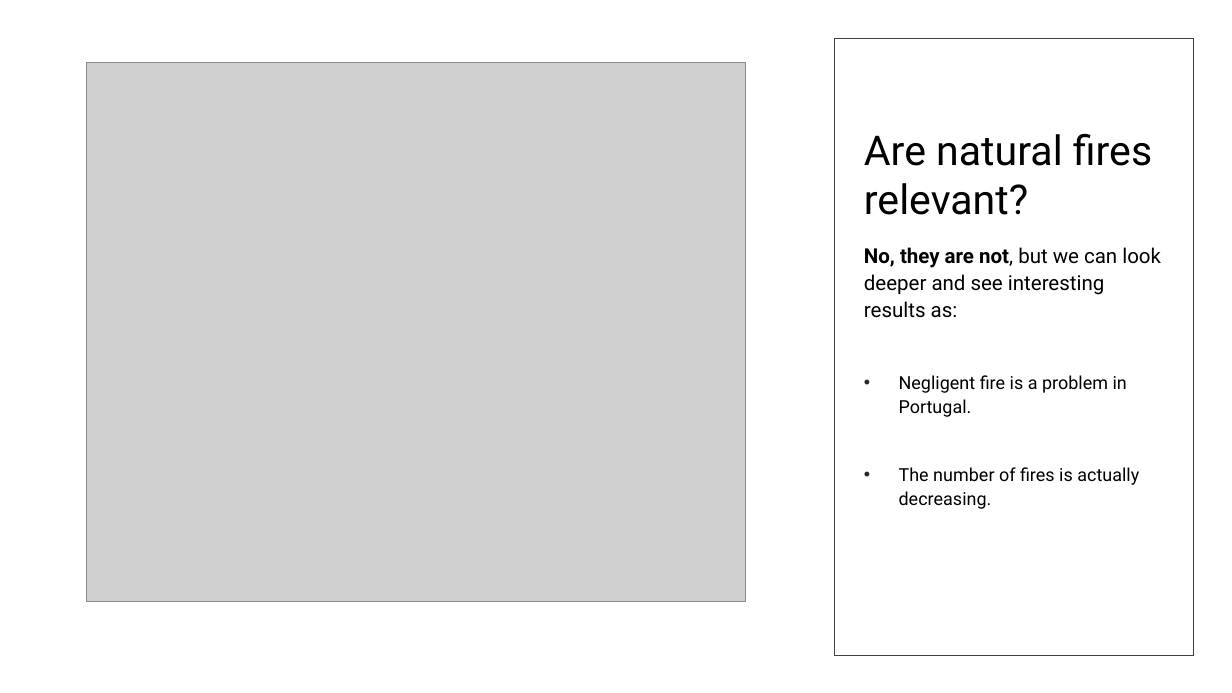
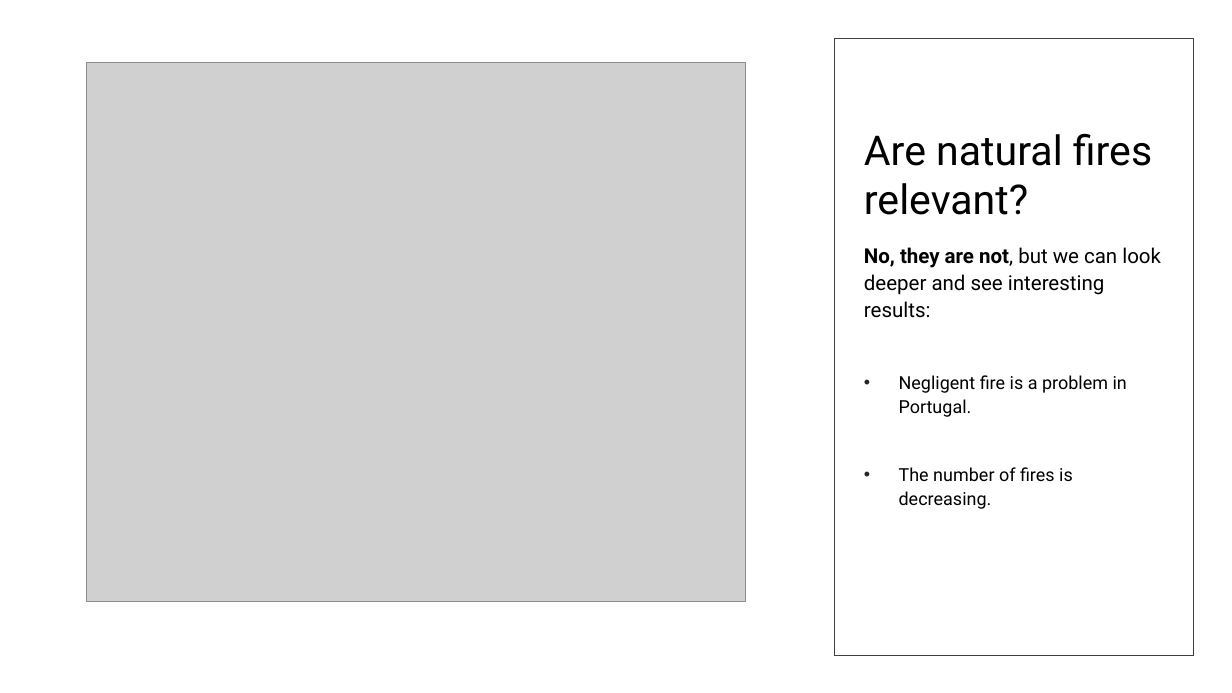
Before and after one commit to Simao-Lopes/Fire-Project, a slide deck: slide 8 of Presentation/The fires in Portugal.pptx. Drawn at 1232x693 pixels with LibreOffice and Linux fonts; fonts in the diff are those of the drawing; grey boxes stand for pictures. Boxes give left, top, right and bottom in pixels: in the first picture for what was removed or moved away, otherwise in the second. Text is boxed around its words. In the diff, an @@ line names an element or a change of style, - is before the commit and + after.

```diff
--- a/Presentation/The fires in Portugal.pptx
+++ b/Presentation/The fires in Portugal.pptx
@@ text at [864, 247, 1161, 318]: text changed @@
-No, they are not, but we can look deeper and see interesting results as:
+No, they are not, but we can look deeper and see interesting results:
@@ text at [899, 467, 1073, 509]: text changed @@
-• The number of fires is actually decreasing.
+• The number of fires is decreasing.
```
Also in this commit, not shown: 9 other slides changed, 18 other files.
